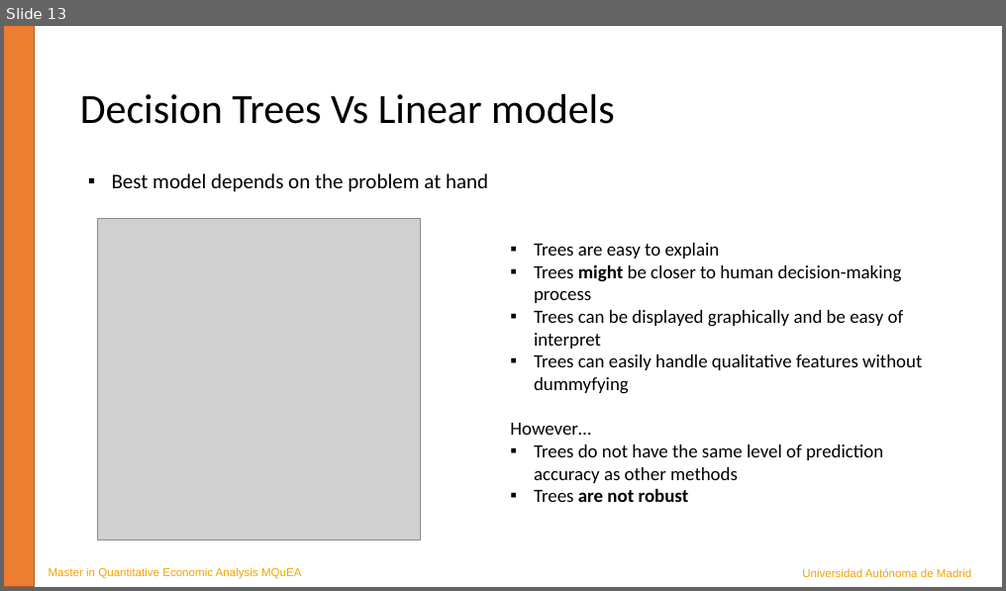
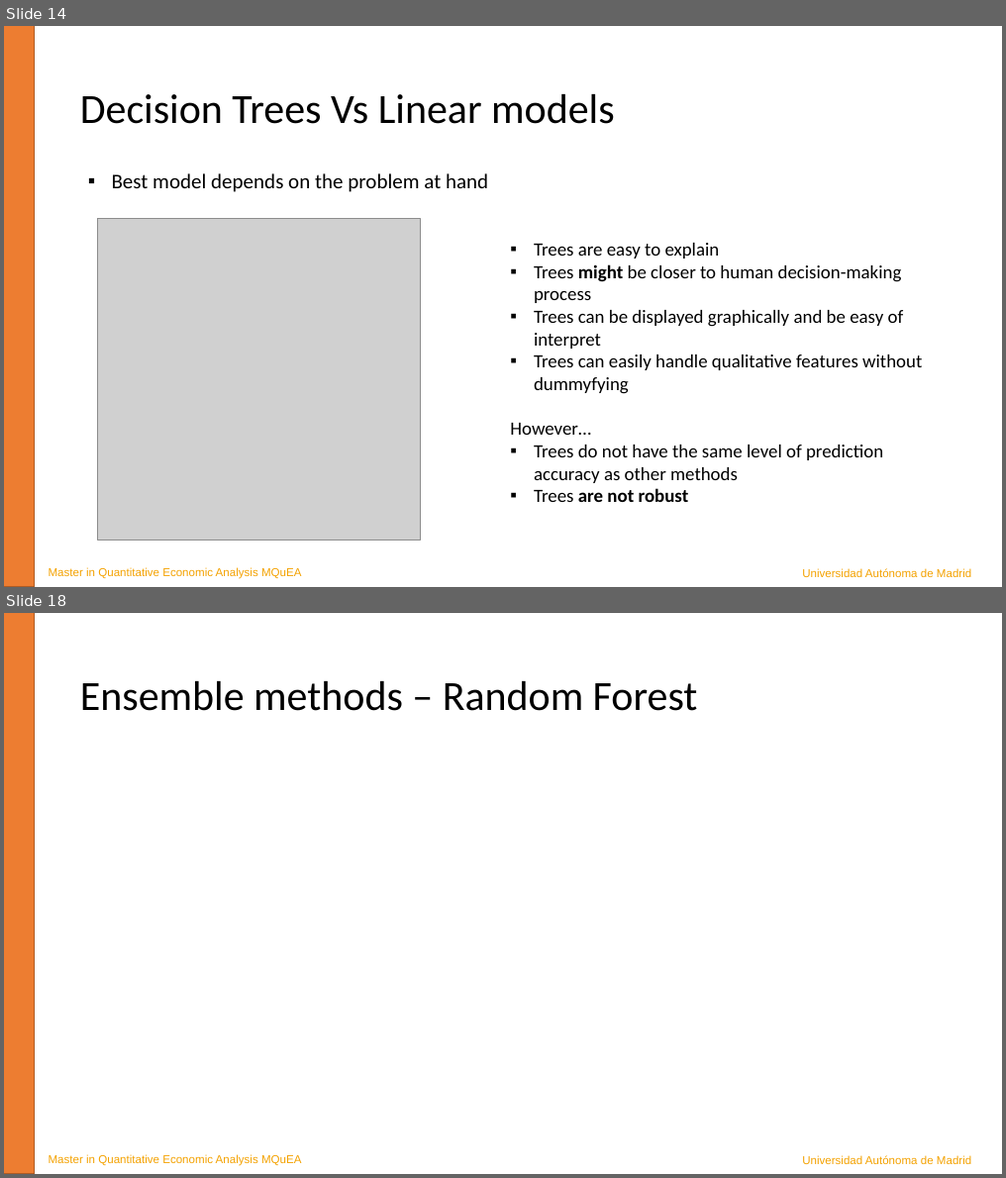
Before and after one commit to JavierBas/IMLEF-MQuEA, a slide deck: Course content/Slides/Topic 5 - Tree-based methods.pptx. Shown one above the other, each under a label of ours: slide 13 before the commit, slides 14 and 18 after it; the slides between them are not shown. The pictures are 1006x591 and 1006x1178 pixels, drawn with LibreOffice and Linux fonts; fonts in the diff are those of the drawing; grey boxes stand for pictures. Boxes give left, top, right and bottom in pixels: in the first picture for what was removed or moved away, otherwise in the second. Text is boxed around its words. In the diff, an @@ line names an element or a change of style, - is before the commit and + after.

```diff
--- a/Course content/Slides/Topic 5 - Tree-based methods.pptx
+++ b/Course content/Slides/Topic 5 - Tree-based methods.pptx
@@ slide 18 added at (x1=4, y1=613, x2=1002, y2=1174), background #FFFFFF @@
@@ rectangle added at (x1=4, y1=613, x2=35, y2=1174), fill #ED7D31, outline #AF5C24 1 pt @@
@@ title added at (x1=80, y1=681, x2=698, y2=711), 40 pt, text #000000 @@
+Ensemble methods – Random Forest
@@ text added at (x1=49, y1=1155, x2=301, y2=1166), 11 pt, text #F4A200 @@
+Master in Quantitative Economic Analysis MQuEA
@@ text added at (x1=802, y1=1156, x2=971, y2=1164), 11 pt, text #F4A200 @@
+Universidad Autónoma de Madrid
@@ what was slide 13 is now slide 14 @@
```
Also in this commit, not shown: 3 slides changed, 6 other slides added, 1 other file.
